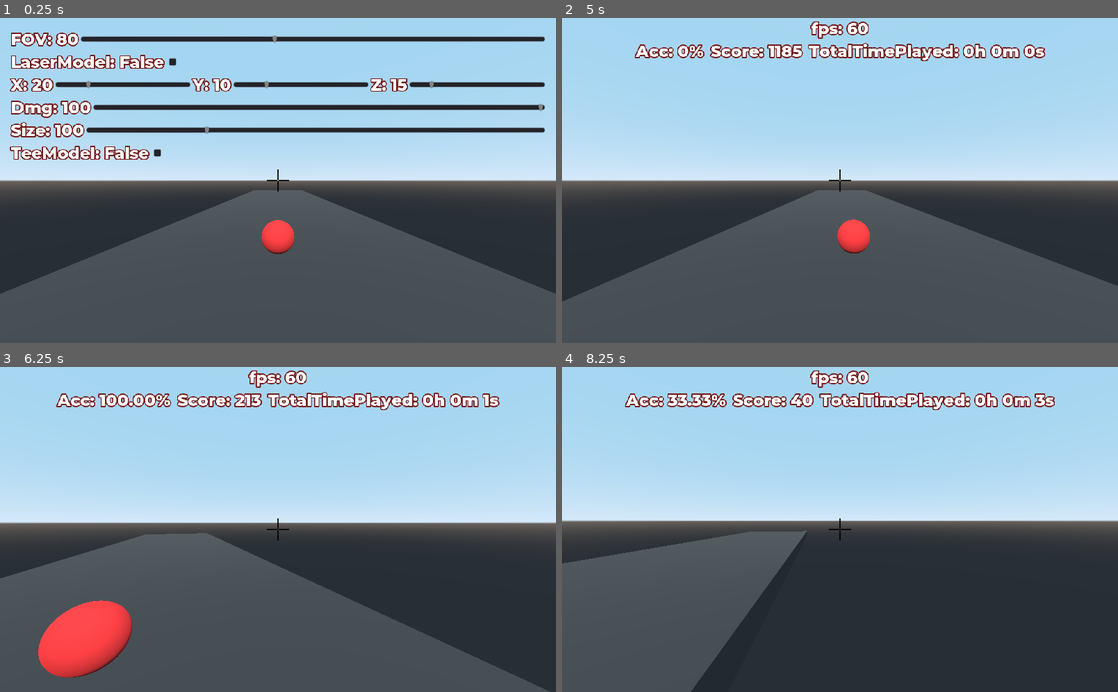
Above: before the commit, frames 1-4 (two rows, left to right).
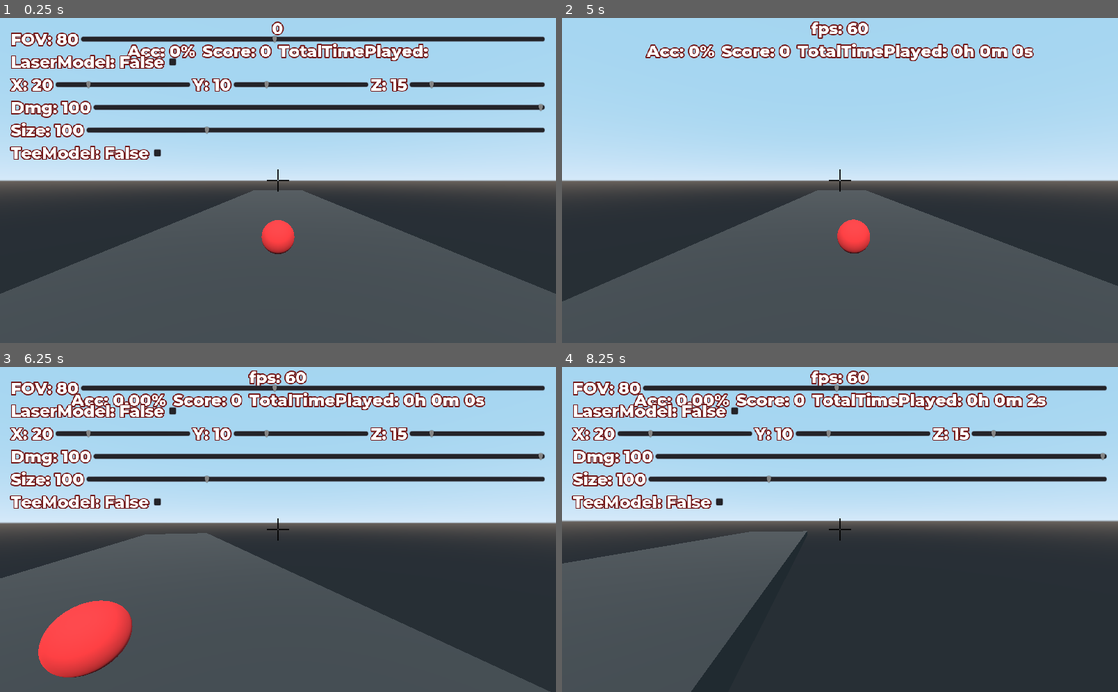
Above: after the commit, the same moments.

Repository: Inateblig/AimTrainer
Game: Godot game, scene res://src/scenes/World.tscn
The game is run twice, just before and just after one commit, with the same random seed, the same clock (stepped at 60 frames per second) and the same inputs.
Inputs (mouse positions are in pixels of both pictures, inside the frame that each line leads up to):
- Up to frame 1 (0.25 s): no input
- Up to frame 2 (5 s): click (734, 63) at 0.52 s; tap Enter at 1.25 s; move the mouse to (962, 164) at 1.27 s; hold F (right) 1.28-2.03 s; click (962, 164) at 1.35 s; tap Space (jump) at 1.52, 2.27, 3.77, 4.52 s; tap Middle mouse button (restart) every 0.75 s from 2 to 4.25 s; move the mouse to (728, 196) at 2.02 s; hold S (left) 2.03-2.78 s; tap D (bwd) at 2.1 s; click (728, 196) at 2.3 s; move the mouse to (895, 109) at 2.77 s; hold F (right) 2.78-3.53 s; click (895, 109) at 2.85 s; move the mouse to (812, 245) at 3.52 s; hold E (fwd) 3.53-4.28 s; tap Z (zoom_in) at 3.6 s; click (812, 245) at 3.8 s; move the mouse to (1006, 229) at 4.27 s; hold S (left) from 4.28 s (still down); click (1006, 229) at 4.35 s; tap Escape (pause) at 4.9 s
- Up to frame 3 (6.25 s): move the mouse to (233, 526) at 5.02 s; release S (left) at 5.03 s; hold E (fwd) from 5.03 s (still down); tap D (bwd) at 5.1 s; tap Space (jump) at 5.27 s; click (233, 526) at 5.3 s; tap Middle mouse button (restart) at 5.75 s; move the mouse to (283, 529) at 5.77 s; click (283, 529) at 5.85 s
- Up to frame 4 (8.25 s): move the mouse to (817, 523) at 6.52 s; release E (fwd) at 6.53 s; hold F (right) 6.53-7.28 s; tap Z (zoom_in) at 6.6 s; tap Space (jump) at 6.77, 7.52 s; click (817, 523) at 6.8 s; move the mouse to (867, 529) at 7.27 s; hold E (fwd) from 7.28 s (still down); click (867, 529) at 7.35 s; move the mouse to (812, 529) at 8.02 s; tap D (bwd) at 8.1 s

The runs differ from the first frame. In frame 1, 1.8% of the frame differs, in the area x 4-78%, y 1-41%; in frame 2, 2.2%; in frame 3, 12%, in the area x 1-98%, y 4-44%; in frame 4, 12%.

Commit message:
cleaned up World.gd

Diff:
--- a/src/scenes/Player.gd
+++ b/src/scenes/Player.gd
@@ -1,6 +1,7 @@
 extends KinematicBody
 
 signal fire
+signal hit
 
 const MOUSE_SENS: float = 0.005
 const MOVE_SPEED: float = 10.0
@@ -58,7 +59,6 @@
 	return transform.basis.xform(Vector3(x, 0, z).normalized())
 
 func fire():
-		emit_signal("fire")
 		$AnimationPlayer.play("fire")
 		$Head/Camera/AudioStreamPlayer3D.stream\
 			= load(Globals.set_audio_file(soundfilepath, 3))
@@ -68,3 +68,5 @@
 			if target.is_in_group("target"):
 				target.health -= Globals.dmg
 				target.healthchanged = true
+				emit_signal("hit")
+		emit_signal("fire")
--- a/src/scenes/Target.gd
+++ b/src/scenes/Target.gd
@@ -1,6 +1,4 @@
 extends KinematicBody
-
-signal hit
 
 var health = 100
 var psize = Globals.size
@@ -14,7 +12,6 @@
 	if psize != Globals.size:
 		update_size()
 	if healthchanged:
-		emit_signal("hit")
 		healthchanged = false
 		if health > 25:
 			update_size()
--- a/src/scenes/World.gd
+++ b/src/scenes/World.gd
@@ -1,78 +1,73 @@
 extends Spatial
 
-var score: float = 1.0
-var tries: float = 0.0
-var time: float = 0.001
+var hits: int = 0
+var tries: int = 0
+var time: float = 0.0
 var acct: float = 0.0
 var save_path = "user://save.dat"
-var file = File.new()
 
 func _ready():
-	Input.set_mouse_mode(Input.MOUSE_MODE_CAPTURED)
+	acct = load_time_from_file()
+
+func _notification(what):
+	if what == MainLoop.NOTIFICATION_WM_QUIT_REQUEST:
+		save_time_to_file()
+		get_tree().quit()
 
 func _physics_process(delta):
 	if Input.is_action_just_pressed("restart"):
 		get_tree().reload_current_scene()
-	#pause logic
-	if Input.is_action_just_pressed("pause") and !Globals.pause:
-		Globals.pause = true
-	elif Input.is_action_just_pressed("pause") and Globals.pause:
-		Globals.pause = false
+	# pause logic
+	Globals.pause = Input.is_action_just_pressed("pause") != Globals.pause
 	if Globals.pause:
-		visibility_hud(false)
-		visibility_menu(true)
+		visibility_hud_and_menu(false)
+	else:
+		visibility_hud_and_menu(true)
+		time += delta
+		# acct
+		acct += delta
+		var accts = int(acct) % 60
+		var acctm = int(acct / 60) % 60
+		var accth = int(acct / 3600)
+		$HUD/HBoxContainer/acct.set_text\
+			("TotalTimePlayed: " + str(accth) + "h " + str(acctm) + "m " + str(accts) + "s")
+		# HUD
+		$HUD/FPS.set_text("fps: " + str(Engine.get_frames_per_second()))
+		$HUD/HBoxContainer/Score.set_text("Score: " + str(hits / time * 100).pad_decimals(0) + " ")
+
+func _on_Player_hit():
+	hits += 1
+	print(hits)
+
+func _on_Player_fire():
+	tries += 1
+	$HUD/HBoxContainer/Accuracy.set_text\
+		("Acc: " + str(float(hits) / tries * 100).pad_decimals(2) + "% ")
+
+var pvis: bool = !Globals.pause
+func visibility_hud_and_menu(on):
+	if on == pvis:
+		return
+	pvis = on
+	$HUD.visible = on
+	$GUI/VBoxContainer.visible = !on
+	if !on:
 		Input.set_mouse_mode(Input.MOUSE_MODE_VISIBLE)
 	else:
-		visibility_menu(false)
-		visibility_hud(true)
 		Input.set_mouse_mode(Input.MOUSE_MODE_CAPTURED)
-		time += delta
-		save_time_to_file(delta)
-	#HUD
-	$HUD/FPS.set_text("fps: " + str(Engine.get_frames_per_second()))
-	$HUD/HBoxContainer/Score.set_text("Score: " + str(score / time * 100).pad_decimals(0) + " ")
-	#acct
-	var acct = load_time_from_file()
-	var accts = int(acct) % 60
-	var acctm = int(acct / 60)
-	var accth = int(acct / 3600)
-	$HUD/HBoxContainer/acct.set_text\
-		("TotalTimePlayed: " + str(accth) + "h " + str(acctm) + "m " + str(accts) + "s")
 
-func _on_Target_hit():
-	if !Globals.pause:
-		score += 1.0
-
-func _on_Player_fire():
-	tries += 1.0
-	$HUD/HBoxContainer/Accuracy.set_text\
-		("Acc: " + str(score / tries * 100).pad_decimals(2) + "% ")
-
-func visibility_hud(on):
-	$HUD.visible = on
-
-func visibility_menu(on):
-	$GUI/VBoxContainer.visible = on
-
-func save_time_to_file(delta):
-	var acct = load_time_from_file()
-	if acct == null:
-		acct = 0.0
-	acct += delta
+func save_time_to_file():
+	var file = File.new()
 	if file.open(save_path, File.WRITE) == OK:
+		print(acct)
 		file.store_string(str(acct))
 		file.close()
 
 func load_time_from_file():
+	var file = File.new()
 	if file.file_exists(save_path):
 		if file.open(save_path, File.READ) == OK:
 			var acct = file.get_line()
 			file.close()
 			return float(acct)
-	elif !file.file_exists(save_path):
-		var acct = 0.0
-		if file.open(save_path, File.WRITE) == OK:
-			file.store_string(str(acct))
-			file.close()
-			return acct
 	return 0.0
--- a/src/scenes/World.tscn
+++ b/src/scenes/World.tscn
@@ -79,6 +79,6 @@
 [node name="GUI" parent="." instance=ExtResource( 6 )]
 
 [connection signal="fire" from="Player" to="." method="_on_Player_fire"]
-[connection signal="hit" from="Target" to="." method="_on_Target_hit"]
+[connection signal="hit" from="Player" to="." method="_on_Player_hit"]
 
 [editable path="Player"]
